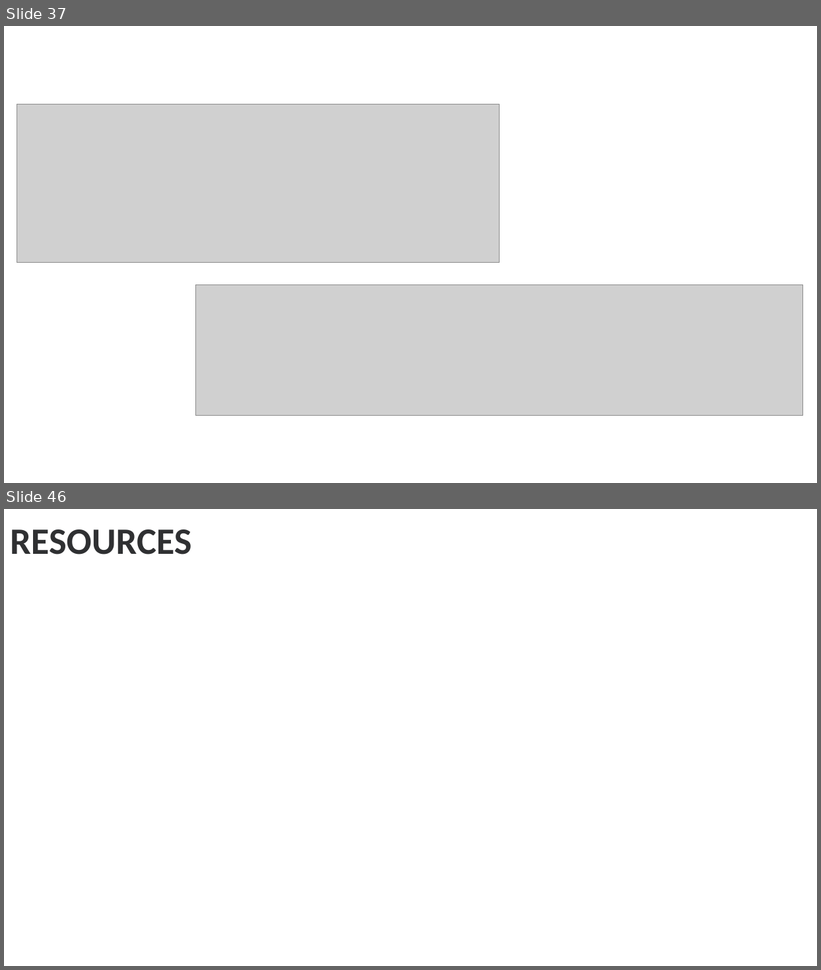
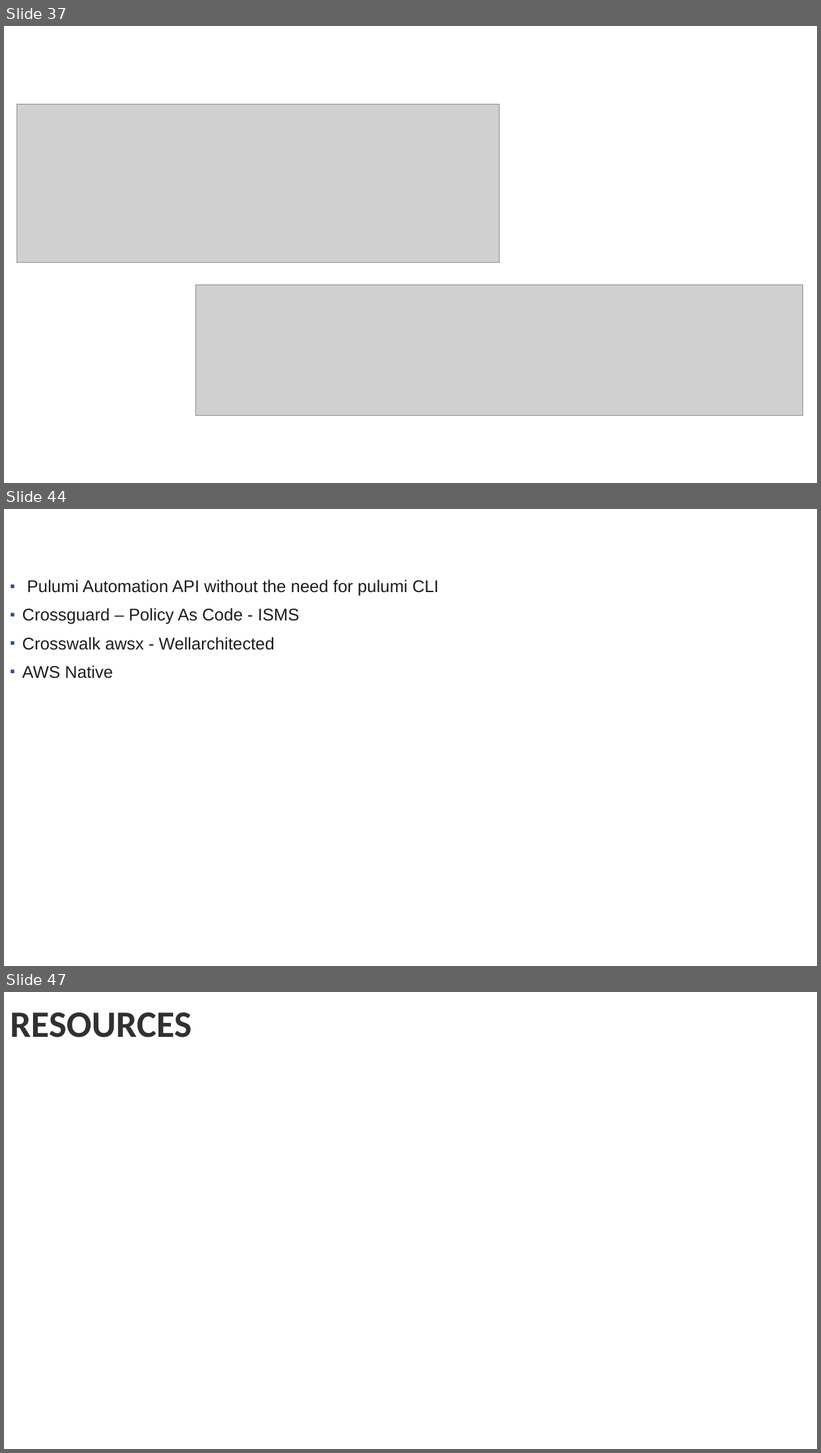
Before and after one commit to Naimeesh/pulumi, a slide deck: docs/IaC_Devopedia_Sep_2022.pptx. Shown one above the other, each under a label of ours: slides 37 and 46 before the commit, slides 37, 44 and 47 after it; the slides between them are not shown. The pictures are 821x970 and 821x1453 pixels, drawn with LibreOffice and Linux fonts; fonts in the diff are those of the drawing; grey boxes stand for pictures; background and template pictures are left out. Boxes give left, top, right and bottom in pixels: in the first picture for what was removed or moved away, otherwise in the second. Text is boxed around its words. In the diff, an @@ line names an element or a change of style, - is before the commit and + after.

```diff
--- a/docs/IaC_Devopedia_Sep_2022.pptx
+++ b/docs/IaC_Devopedia_Sep_2022.pptx
@@ slide 44 added at (4,509,817,966), background #FFFFFF; not listed: 1 template element that a slide beside it also shows @@
@@ text added at (22,580,439,679), 20 pt, text #1D1C1D @@
+▪ Pulumi Automation API without the need for pulumi CLI
+▪ Crossguard – Policy As Code - ISMS
+▪ Crosswalk awsx - Wellarchitected
+▪ AWS Native
@@ what was slide 46 is now slide 47 @@
```
Also in this commit, not shown: 31 other files.
